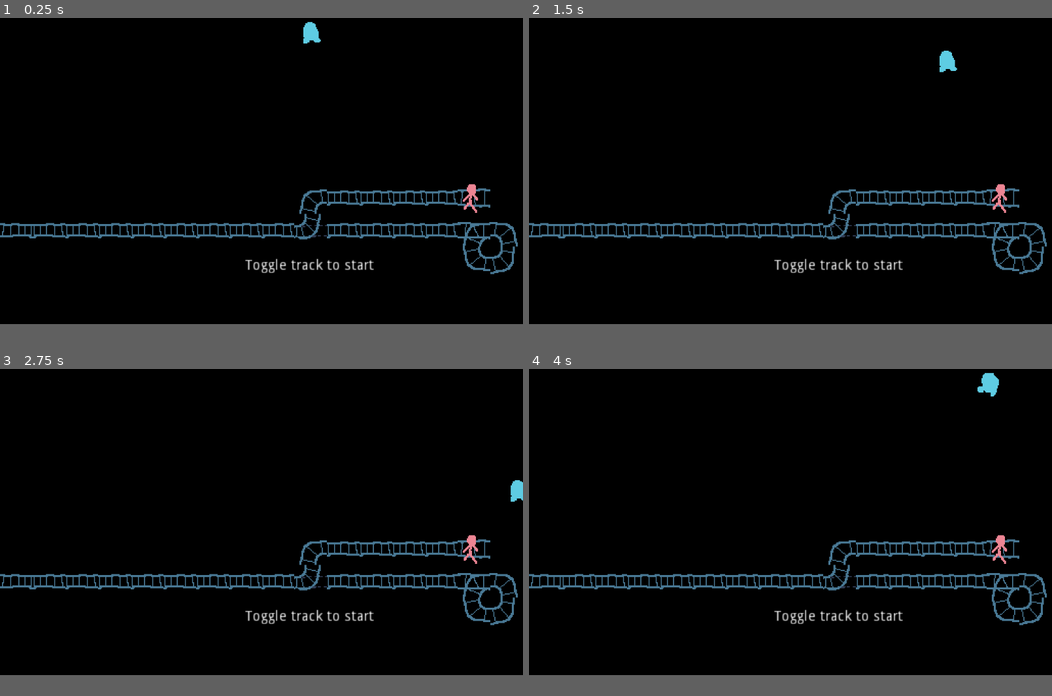
Above: before the commit, frames 1-4 (two rows, left to right).
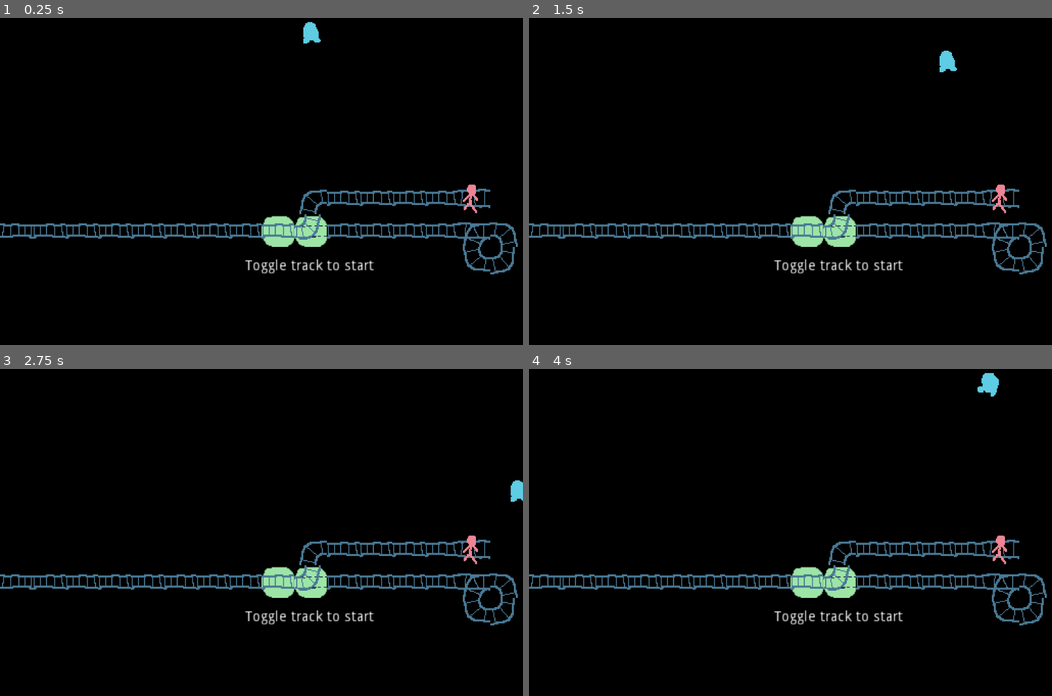
Above: after the commit, the same moments.

Repository: albertnez/ld50
Game: Godot game, scene res://scenes/world.tscn
Two runs of this game, one before a commit and one after it. Both use one fixed random seed, a clock stepped at 60 frames per second and the inputs below.
Inputs:
- Up to frame 1 (0.25 s): no input
- Up to frame 2 (1.5 s): tap Enter (restart) at 0.5 s; hold Right (ui_right) 0.53-1.28 s; hold Down (ui_down) from 1.28 s (still down)
- Up to frame 3 (2.75 s): release Down (ui_down) at 2.03 s; hold Right (ui_right) from 2.03 s (still down)
- Up to frame 4 (4 s): release Right (ui_right) at 2.78 s; hold Up (ui_up) 2.78-3.53 s; hold Left (ui_left) from 3.53 s (still down)
In our replay, the window is 800x468 before the commit and 800x500 after it. These sizes can differ from the game's own. Grey fills any space a smaller window leaves; there, only what the larger window draws over its background counts as a difference.

The runs differ from the first frame. In frame 1, 2.3% of the frame differs, in the area x 0-99%, y 50-79%; in frame 2, 2.3%; in frame 3, 2.3%, in the area x 0-100%, y 34-79%; in frame 4, 2.3%.

Commit message:
Almost working winning condition

Diff:
--- a/project.godot
+++ b/project.godot
@@ -33,6 +33,11 @@
 [autoload]
 
 EventBus="*res://scenes/event_bus.gd"
+GlobalState="*res://scenes/global_state.gd"
+
+[display]
+
+window/size/height=640
 
 [input]
 
--- a/scenes/event_bus.gd
+++ b/scenes/event_bus.gd
@@ -5,6 +5,7 @@
 signal new_level_waiting_for_trolley(seconds)
 signal trolley_created()
 signal person_crashed()
+signal level_completed()
 
 func _ready() -> void:
 	pass
--- /dev/null
+++ b/scenes/global_state.gd
@@ -0,0 +1,6 @@
+extends Node
+
+var level_completed = false
+
+func _ready() -> void:
+	pass
--- a/scenes/levels/menu_level.tscn
+++ b/scenes/levels/menu_level.tscn
@@ -17,3 +17,6 @@
 margin_right = 366.0
 margin_bottom = 250.0
 text = "Toggle track to start"
+
+[node name="IndicatorTilemap" parent="." index="1"]
+tile_data = PoolIntArray( 393224, 0, 0, 393225, 0, 0 )
--- a/scenes/tilemap.gd
+++ b/scenes/tilemap.gd
@@ -3,8 +3,29 @@
 
 export (float, 1.0, 10.0, 1.0) var TROLLEY_WAIT_TIME = 1.0
 
+onready var _indicator_tilemap := $IndicatorTilemap
+
 var _trolley_world_position := Vector2.INF
 var _player_starting_world_pos := Vector2.INF
+var _visited_cells = {}
+
+class VisitedCell:
+	var _coord: Vector2
+	var _x_flipped: bool
+	var _y_flipped: bool
+	var _transposed: bool
+	var _from_dir: Vector2  # Which direction train came from, relative to cell
+
+	func _init(coord: Vector2, x_flipped: bool, y_flipped: bool, transposed: bool, from_dir: Vector2):
+		_coord = coord
+		_x_flipped = x_flipped
+		_y_flipped = y_flipped
+		_transposed = transposed
+		_from_dir = from_dir
+
+	func hash():
+		return hash([_coord, _x_flipped, _y_flipped, _transposed, _from_dir])
+
 
 const CELL_SIZE = 32
 const HALF_CELL = CELL_SIZE * 0.5
@@ -12,6 +33,8 @@
 const PLAYER_START_COORD = Vector2(0, 2)
 const TROLLEY_START_COORD = Vector2(0, 3)
 const MAIN_TILEMAP_ID = 0
+const MAIN_INDICATOR_TILEMAP_ID = 0
+const INDICATOR_TILEMAP_GREEN_COORD = Vector2(0, 0)
 
 # Some point constants
 const P_MID_LEFT := Vector2(0, HALF_CELL)
@@ -19,6 +42,23 @@
 const P_MID_DOWN := Vector2(HALF_CELL, CELL_SIZE)
 const P_MID_UP := Vector2(HALF_CELL, 0)
 
+const TILEMAP_ENDPOINT_DIRS = {
+	Vector2(0, 0):  # Straight horizontal
+		[Vector2.LEFT, Vector2.RIGHT],
+	Vector2(1, 0):  # Straight horizontal, can toggle left-down
+		[Vector2.LEFT, Vector2.RIGHT],
+	Vector2(2, 0):  # Left-Down, can toggle Left-Right
+		[Vector2.LEFT, Vector2.DOWN],
+	Vector2(3, 0):  # Left-Down
+		[Vector2.LEFT, Vector2.DOWN],
+	Vector2(0, 1):  # Victim
+		[Vector2.LEFT, Vector2.RIGHT],
+	Vector2(1, 1):  # Left-Right,Left-Down. Special case, has 2 parts
+		[
+			[Vector2.LEFT, Vector2.RIGHT],
+			[Vector2.LEFT, Vector2.DOWN],
+		]
+}
 const TILEMAP_ENDPOINTS = {
 	Vector2(0, 0):  # Straight horizontal
 		[Vector2(0, HALF_CELL), Vector2(CELL_SIZE, HALF_CELL)],
@@ -45,6 +85,66 @@
 }
 
 
+func _get_from_dir(pos: Vector2, from_pos: Vector2) -> Vector2:
+	var from_dir = (from_pos - pos).normalized()  # TODO: See that this is unary
+	assert(from_dir in [Vector2.UP, Vector2.LEFT, Vector2.DOWN, Vector2.RIGHT])
+	return from_dir
+
+func _has_visited_loop(pos: Vector2, from_dir: Vector2) -> bool:
+	var starting_pos = pos  # Already evaluated as visited
+	var old_pos = pos
+	pos = get_tile_next_pos(pos, from_dir)
+	assert(pos != Vector2.INF)
+	from_dir = _get_from_dir(pos, old_pos)
+	while pos != starting_pos:
+		if not is_cell_already_visited(pos, from_dir):
+			return false
+		old_pos = pos
+		pos = get_tile_next_pos(pos, from_dir)
+		if pos == Vector2.INF:
+			return false
+		from_dir = _get_from_dir(pos, old_pos)
+	return true
+
+
+func _visited_cell_from_pos(pos: Vector2, from_dir: Vector2) -> VisitedCell:
+	var coord = get_cell_autotile_coord(pos.x, pos.y)
+	var x_flipped = is_cell_x_flipped(pos.x, pos.y)
+	var y_flipped = is_cell_y_flipped(pos.x, pos.y)
+	var transposed = is_cell_transposed(pos.x, pos.y)
+	return VisitedCell.new(coord, x_flipped, y_flipped, transposed, from_dir)
+
+
+func is_cell_already_visited(pos: Vector2, from_dir: Vector2):
+	return _visited_cells.has(pos) and _visited_cells[pos].hash() == _visited_cell_from_pos(pos, from_dir).hash()
+
+
+# We asume this is only called by trolley
+func mark_cell_as_visited(pos: Vector2, from_dir: Vector2, clear: bool = false) -> void:
+	if clear:
+		_visited_cells.erase(pos)
+		_indicator_tilemap.set_cell(pos.x, pos.y, -1)
+		return
+
+	if not GlobalState.level_completed and is_cell_already_visited(pos, from_dir):
+
+		if _has_visited_loop(pos, from_dir):
+			EventBus.emit_signal("level_completed")
+			return
+		pass
+
+
+	_visited_cells[pos] = _visited_cell_from_pos(pos, from_dir)
+	_indicator_tilemap.set_cell(pos.x, pos.y, MAIN_INDICATOR_TILEMAP_ID, false, false, false, INDICATOR_TILEMAP_GREEN_COORD)
+
+
+func mark_world_pos_cell_as_visited(world_pos: Vector2, from_world_pos: Vector2) -> void:
+	var pos = world_to_map(world_pos)
+	var from_pos = world_to_map(from_world_pos)
+	var from_dir = _get_from_dir(pos, from_pos)
+	mark_cell_as_visited(pos, from_dir)
+
+
 func get_trolley_starting_world_position() -> Vector2:
 	assert(_trolley_world_position != Vector2.INF)
 	return _trolley_world_position
@@ -64,11 +164,44 @@
 	var y_flipped = is_cell_y_flipped(pos.x, pos.y)
 	var transposed = is_cell_transposed(pos.x, pos.y)
 	set_cell(pos.x, pos.y, ind, x_flipped, y_flipped, transposed, TILEMAP_FLIP_COORD[coord])
+	var clear_visited = true
+	mark_cell_as_visited(pos, Vector2.INF, clear_visited)
 
 
 func is_out_of_bounds(world_pos: Vector2) -> bool:
 	var pos := world_to_map(world_pos)
 	return get_cell(pos.x, pos.y) == -1
+
+
+# Returns the next place to go, or INF if bogus
+func get_tile_next_pos(pos: Vector2, from_dir: Vector2) -> Vector2:
+	var tileset_ind = get_cell(pos.x, pos.y)
+	var coord := get_cell_autotile_coord(pos.x, pos.y)
+	var options = []  # List of Array Pairs of directions that you can come from.
+	if coord == BIFURCATION_COORD:
+		options.append_array(TILEMAP_ENDPOINT_DIRS[coord].duplicate(true))
+	else:
+		options.append(TILEMAP_ENDPOINT_DIRS[coord].duplicate(true))
+
+	var valid_options = []
+	for option_pair in options:
+		# transform each of the vector
+		for i in option_pair.size():
+			if is_cell_transposed(pos.x, pos.y):
+				option_pair[i] = Vector2(option_pair[i].y, option_pair[i].x)
+			if is_cell_x_flipped(pos.x, pos.y):
+				option_pair[i].x *= -1
+			if is_cell_y_flipped(pos.x, pos.y):
+				option_pair[i].y *= -1
+
+		if from_dir == option_pair[0]:
+			valid_options.append(option_pair[1])
+		if from_dir == option_pair[1]:
+			valid_options.append(option_pair[0])
+
+	if valid_options.size() != 1:
+		return Vector2.INF
+	return pos + valid_options[0]
 
 
 # Returns valid destinations
--- a/scenes/tilemap.tscn
+++ b/scenes/tilemap.tscn
@@ -1,7 +1,33 @@
-[gd_scene load_steps=3 format=2]
+[gd_scene load_steps=5 format=2]
 
 [ext_resource path="res://scenes/tileset.tres" type="TileSet" id=1]
 [ext_resource path="res://scenes/tilemap.gd" type="Script" id=2]
+[ext_resource path="res://assets/images/tilemap_indicators.png" type="Texture" id=3]
+
+[sub_resource type="TileSet" id=1]
+0/name = "TilemapIndicator"
+0/texture = ExtResource( 3 )
+0/tex_offset = Vector2( 0, 0 )
+0/modulate = Color( 1, 1, 1, 1 )
+0/region = Rect2( 0, 0, 96, 32 )
+0/tile_mode = 1
+0/autotile/bitmask_mode = 0
+0/autotile/bitmask_flags = [  ]
+0/autotile/icon_coordinate = Vector2( 0, 0 )
+0/autotile/tile_size = Vector2( 32, 32 )
+0/autotile/spacing = 0
+0/autotile/occluder_map = [  ]
+0/autotile/navpoly_map = [  ]
+0/autotile/priority_map = [  ]
+0/autotile/z_index_map = [  ]
+0/occluder_offset = Vector2( 0, 0 )
+0/navigation_offset = Vector2( 0, 0 )
+0/shape_offset = Vector2( 0, 0 )
+0/shape_transform = Transform2D( 1, 0, 0, 1, 0, 0 )
+0/shape_one_way = false
+0/shape_one_way_margin = 0.0
+0/shapes = [  ]
+0/z_index = 0
 
 [node name="TileMap" type="TileMap"]
 tile_set = ExtResource( 1 )
@@ -9,3 +35,9 @@
 format = 1
 tile_data = PoolIntArray( 0, 0, 0, 1, 0, 0, 2, 0, 2, 3, 0, 0, 4, 0, 0, 5, 0, 1, 6, 0, 0, 7, 0, 65536, 65538, -161061273 …(290 unchanged characters)…
 script = ExtResource( 2 )
+
+[node name="IndicatorTilemap" type="TileMap" parent="."]
+show_behind_parent = true
+tile_set = SubResource( 1 )
+cell_size = Vector2( 32, 32 )
+format = 1
--- a/scenes/trolley.gd
+++ b/scenes/trolley.gd
@@ -40,10 +40,13 @@
 		# OK for curves to consider them as diagonals
 		var direction = _to_position - _from_position
 		var pos_in_new_tile = _to_position + direction*0.1
+		var pos_in_old_tile = _to_position - direction*0.1
+		var from_pos_in_old_tile = _from_position - direction*0.1
 		if _tilemap.is_out_of_bounds(pos_in_new_tile):
 			EventBus.emit_signal("trolley_crashed")
 			_is_crashed = true
 			return
+		_tilemap.mark_world_pos_cell_as_visited(pos_in_old_tile, from_pos_in_old_tile)
 		_from_position = _to_position
 		var next_tile_positions = _tilemap.get_tile_world_endpoints(pos_in_new_tile, _from_position)
 		_to_position = next_tile_positions[0]
--- a/scenes/trolley.tscn
+++ b/scenes/trolley.tscn
@@ -20,7 +20,7 @@
 } ]
 
 [sub_resource type="RectangleShape2D" id=1]
-extents = Vector2( 15, 11.5 )
+extents = Vector2( 13, 8.5 )
 
 [node name="Trolley" type="Area2D"]
 script = ExtResource( 2 )
--- a/scenes/ui/game_ui.gd
+++ b/scenes/ui/game_ui.gd
@@ -7,6 +7,7 @@
 onready var _playing_ui = $PlayingUI
 onready var _trolley_timer_container = $PlayingUI/TimeUntilTrolley
 onready var _trolley_timer_progress_bar = $PlayingUI/TimeUntilTrolley/ProgressBar
+onready var _level_completed_label = $LevelCompleted/LevelCompletedLabel
 
 func _ready() -> void:
 	EventBus.connect("trolley_crashed", self, "_on_EventBus_trolley_crashed")
@@ -14,6 +15,7 @@
 	EventBus.connect("new_level_waiting_for_trolley", self, "_on_EventBus_new_level_waiting_for_trolley")
 	EventBus.connect("trolley_created", self, "_on_EventBus_trolley_created")
 	EventBus.connect("person_crashed", self, "_on_EventBus_person_crashed")
+	EventBus.connect("level_completed", self, "_on_EventBus_level_completed")
 	pass # Replace with function body.
 
 
@@ -30,6 +32,7 @@
 func _on_EventBus_level_restart() -> void:
 	_game_over_control.hide()
 	_menu_ui.hide()
+	_level_completed_label.hide()
 
 
 func _on_EventBus_new_level_waiting_for_trolley(seconds: float) -> void:
@@ -42,6 +45,8 @@
 	_trolley_timer_container.hide()
 
 
+func _on_EventBus_level_completed() -> void:
+	_level_completed_label.show()
 
 func _process(delta: float) -> void:
 	_trolley_timer_progress_bar.value = max(0, _trolley_timer_progress_bar.value - delta)
--- a/scenes/ui/game_ui.tscn
+++ b/scenes/ui/game_ui.tscn
@@ -111,3 +111,19 @@
 margin_bottom = 32.0
 text = "Press ENTER/START to restart"
 align = 1
+
+[node name="LevelCompleted" type="Control" parent="."]
+visible = false
+margin_right = 40.0
+margin_bottom = 40.0
+
+[node name="LevelCompletedLabel" type="Label" parent="LevelCompleted"]
+anchor_left = 0.5
+anchor_top = 0.5
+anchor_right = 0.5
+anchor_bottom = 0.5
+margin_left = 436.0
+margin_top = 293.0
+margin_right = 548.0
+margin_bottom = 307.0
+text = "Level Completed!"
--- a/scenes/world.gd
+++ b/scenes/world.gd
@@ -14,17 +14,20 @@
 onready var _tilemap := $ScaledView/TileMap
 onready var _trolley := $ScaledView/Trolley
 onready var _trolley_timer := $LevelStartTrolleyTimer
+onready var _level_completed_timer := $LevelCompletedTimer
 
 func _ready() -> void:
 	EventBus.connect("trolley_created", self, "_on_EventBus_trolley_created")
 	EventBus.connect("person_crashed", self, "_on_EventBus_person_crashed")
 	EventBus.connect("level_restart", self, "_on_EventBus_level_restart")
+	EventBus.connect("level_completed", self, "_on_EventBus_level_completed")
 	_game_state = GameState.MENU
 	_start_level()
 	pass
 
 
 func _start_level() -> void:
+	GlobalState.level_completed = false
 	_toggle_in_menu_used = false
 	if _current_level == 0:
 		_game_state = GameState.MENU
@@ -79,9 +82,18 @@
 func _on_EventBus_person_crashed() -> void:
 	_game_state = GameState.GAME_OVER
 
+
 func _on_EventBus_trolley_created() -> void:
 	_trolley.reset(_tilemap)
 
 
 func _on_EventBus_level_restart() -> void:
 	_start_level()
+
+
+func _on_EventBus_level_completed() -> void:
+	GlobalState.level_completed = true
+	_level_completed_timer.start()
+	yield(_level_completed_timer, "timeout")
+	_current_level += 1
+	_start_level()
--- a/scenes/world.tscn
+++ b/scenes/world.tscn
@@ -27,4 +27,8 @@
 margin_right = 1024.0
 margin_bottom = 600.0
 
+[node name="LevelCompletedTimer" type="Timer" parent="."]
+wait_time = 2.0
+one_shot = true
+
 [connection signal="timeout" from="LevelStartTrolleyTimer" to="." method="_on_LevelStartTrolleyTimer_timeout"]
Binary file added: assets/images/tilemap_indicators.aseprite
Binary file added: assets/images/tilemap_indicators.png
Not shown, added: assets/images/tilemap_indicators.png.import
Binary file added: assets/images/tilemap_indicatorspng.aseprite
